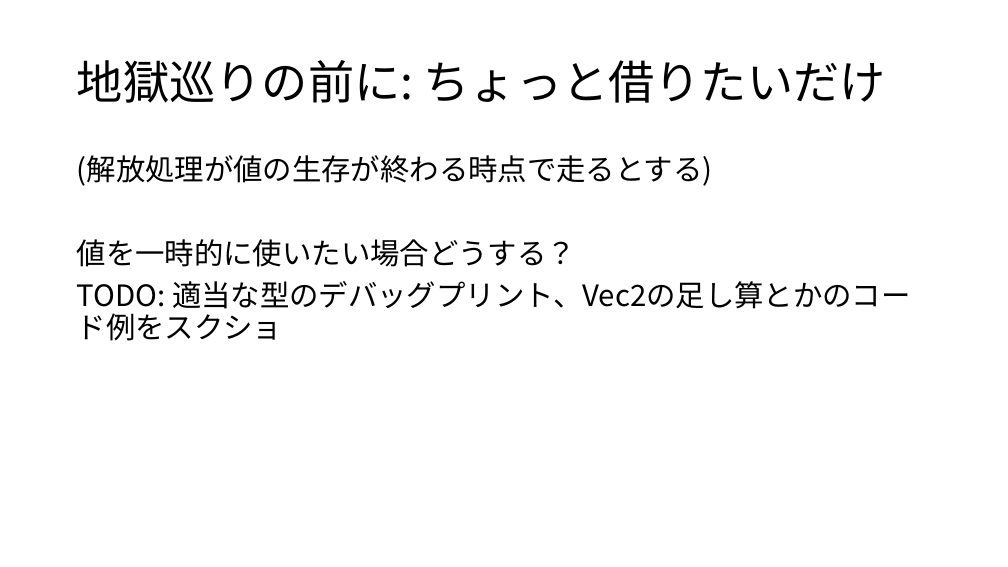
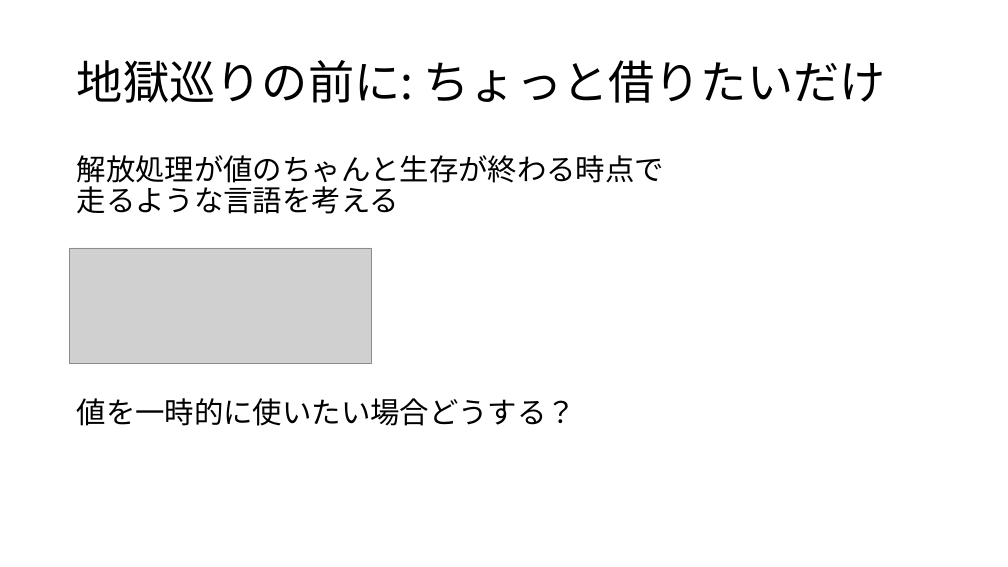
Before and after one commit to crs-kouhou/zatsu_game_engine, a slide deck: slide 21 of zatsuGE_pptx/初期化と解放.pptx (slide 17 before the commit). Drawn at 1008x567 pixels with LibreOffice and Linux fonts; fonts in the diff are those of the drawing; grey boxes stand for pictures. Boxes give left, top, right and bottom in pixels: in the first picture for what was removed or moved away, otherwise in the second. Text is boxed around its words. In the diff, an @@ line names an element or a change of style, - is before the commit and + after.

```diff
--- a/zatsuGE_pptx/初期化と解放.pptx
+++ b/zatsuGE_pptx/初期化と解放.pptx
@@ text at (x1=77, y1=155, x2=664, y2=214): text changed @@
-(解放処理が値の生存が終わる時点で走るとする)
+解放処理が値のちゃんと生存が終わる時点で
+走るような言語を考える
@@ picture added at (x1=70, y1=248, x2=371, y2=363) @@
@@ text at (x1=77, y1=281, x2=911, y2=315): paragraph removed @@
-TODO: 適当な型のデバッグプリント、Vec2の足し算とかのコード例をスクショ
```
Also in this commit, not shown: 11 other slides changed, 4 slides added, 2 other files.
